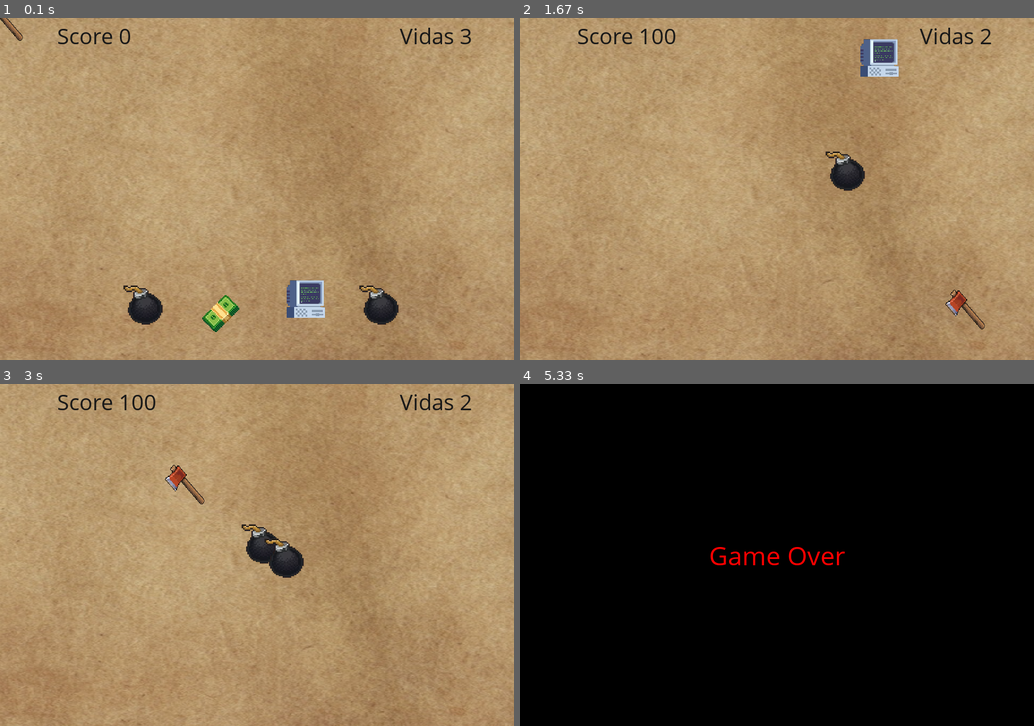
Above: before the commit, frames 1-4 (two rows, left to right).
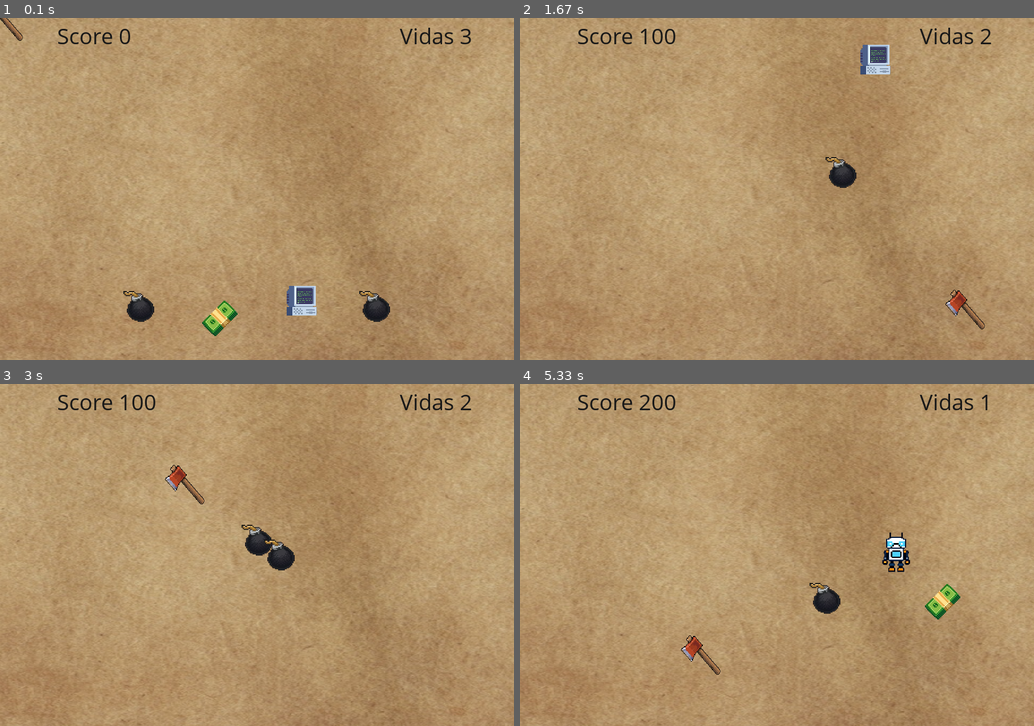
Above: after the commit, the same moments.

Repository: lucassantoss4/-Pygame-Fruit-Ninja
Game: pygame game, started from 0Lucas_copy.py
Same seed, same stepped clock (60 frames per second), same inputs: the game is played once before the commit and once after it.
Inputs (mouse positions are in pixels of both pictures, inside the frame that each line leads up to):
- Up to frame 1 (0.1 s): no input
- Up to frame 2 (1.67 s): click (730, 257) at 0.38 s; click (699, 141) at 0.72 s; click (617, 137) at 1.05 s; click (967, 308) at 1.38 s
- Up to frame 3 (3 s): click (267, 438) at 1.72 s; click (231, 643) at 2.05 s; click (241, 496) at 2.38 s; click (185, 483) at 2.72 s
- Up to frame 4 (5.33 s): click (910, 524) at 3.05 s; click (936, 548) at 3.38 s; click (884, 493) at 3.72 s; click (627, 490) at 4.05 s; click (797, 541) at 4.38 s; click (627, 534) at 4.72 s; click (699, 654) at 5.05 s

The runs differ from the first frame. In frame 1, 1.7% of the frame differs, in the area x 24-78%, y 76-93%; in frame 2, 0.9%; in frame 3, 0.6%; in frame 4, 100%, in the area x 0-100%, y 0-100%.

Commit message:
ALTERANDO TAMANHOS

Diff:
--- a/0Lucas_copy.py
+++ b/0Lucas_copy.py
@@ -36,8 +36,8 @@
 LARGURA = 900
 ALTURA = 600
 
-LARGURA_OBJ = 70
-ALTURA_OBJ = 70
+ALTURA_OBJ = 60
+LARGURA_OBJ = 60
 
 # configurações da tela e fonte do jogo
 janela = pygame.display.set_mode((LARGURA, ALTURA))
@@ -51,34 +51,34 @@
 
 ### IMAGENS
 machado_img = pygame.image.load('util/img/MACHADO.png').convert_alpha()
-machado_img = pygame.transform.scale(machado_img, (ALTURA_OBJ, LARGURA_OBJ))
+machado_img = pygame.transform.scale(machado_img, (LARGURA_OBJ+10, ALTURA_OBJ+10))
 
 bomba_img = pygame.image.load('util/img/BOMBA.png').convert_alpha()
-bomba_img = pygame.transform.scale(bomba_img, (ALTURA_OBJ, LARGURA_OBJ))
+bomba_img = pygame.transform.scale(bomba_img, (LARGURA_OBJ-5, ALTURA_OBJ-5))
 
 faca_img = pygame.image.load('util/img/FACA.png').convert_alpha()
-faca_img = pygame.transform.scale(faca_img, (ALTURA_OBJ, LARGURA_OBJ))
+faca_img = pygame.transform.scale(faca_img, (LARGURA_OBJ, ALTURA_OBJ))
 
 adm_img = pygame.image.load('util/img/ADM.png').convert_alpha()
-adm_img = pygame.transform.scale(adm_img, (ALTURA_OBJ, LARGURA_OBJ))
+adm_img = pygame.transform.scale(adm_img, (LARGURA_OBJ, ALTURA_OBJ))
 
 ccomp_img = pygame.image.load('util/img/CCOMP.png').convert_alpha()
-ccomp_img = pygame.transform.scale(ccomp_img, (ALTURA_OBJ, LARGURA_OBJ))
+ccomp_img = pygame.transform.scale(ccomp_img, (LARGURA_OBJ-5, ALTURA_OBJ-5))
 
 direito_img = pygame.image.load('util/img/DIREITO.png').convert_alpha()
-direito_img = pygame.transform.scale(direito_img, (ALTURA_OBJ, LARGURA_OBJ))
+direito_img = pygame.transform.scale(direito_img, (LARGURA_OBJ+10, ALTURA_OBJ))
 
 ecomp_img = pygame.image.load('util/img/ECOMP.png').convert_alpha()
-ecomp_img = pygame.transform.scale(ecomp_img, (ALTURA_OBJ, LARGURA_OBJ))
+ecomp_img = pygame.transform.scale(ecomp_img, (LARGURA_OBJ-10, ALTURA_OBJ+10))
 
 econo_img = pygame.image.load('util/img/ECONO.png').convert_alpha()
-econo_img = pygame.transform.scale(econo_img, (ALTURA_OBJ, LARGURA_OBJ))
+econo_img = pygame.transform.scale(econo_img, (LARGURA_OBJ+7, ALTURA_OBJ+7))
 
 mec_img = pygame.image.load('util/img/MEC.png').convert_alpha()
-mec_img = pygame.transform.scale(mec_img, (ALTURA_OBJ, LARGURA_OBJ))
+mec_img = pygame.transform.scale(mec_img, (LARGURA_OBJ, ALTURA_OBJ))
 
 mecat_img = pygame.image.load('util/img/MECAT.png').convert_alpha()
-mecat_img = pygame.transform.scale(mecat_img, (ALTURA_OBJ, LARGURA_OBJ))
+mecat_img = pygame.transform.scale(mecat_img, (LARGURA_OBJ, ALTURA_OBJ))
 
 lista_logos = [adm_img, ccomp_img, direito_img, ecomp_img, econo_img, mec_img, mecat_img]
 
@@ -101,7 +101,7 @@
         self.image = img
         self.rect = self.image.get_rect()
         self.rect.x = random.randint(150, 750) #as 'frutinhas' não são lançadas no canto
-        self.rect.y = 600-ALTURA_OBJ #as 'frutinhas' são lançadas de baixo
+        self.rect.y = 600-LARGURA_OBJ #as 'frutinhas' são lançadas de baixo
 
         #a velocidade tem que mudar de sentido em algum momento
         #no eixo x a velocidade inicial pode ser positiva ou negativa, mas não quero velocidades tõ diferentes
@@ -127,7 +127,7 @@
         self.image = img
         self.rect = self.image.get_rect()
         self.rect.x = random.randint(150, 750) #as bombas não são lançadas no canto
-        self.rect.y = 600-ALTURA_OBJ #as bombas são lançadas de baixo
+        self.rect.y = 600-LARGURA_OBJ #as bombas são lançadas de baixo
 
         #a velocidade tem que mudar de sentido em algum momento
         #no eixo x a velocidade inicial pode ser positiva ou negativa, mas não quero velocidades tõ diferentes
@@ -237,19 +237,19 @@
 
     #--------- trata das logos e bombas
     for logo in todas_logos:
-        if logo.rect.x < mouse_x < (logo.rect.x + LARGURA_OBJ) and logo.rect.y < mouse_y < (logo.rect.y + ALTURA_OBJ):
+        if logo.rect.x < mouse_x < (logo.rect.x + ALTURA_OBJ) and logo.rect.y < mouse_y < (logo.rect.y + LARGURA_OBJ):
             logo.kill()
             Score += 100
-        if logo.rect.x > LARGURA or logo.rect.x - LARGURA_OBJ < 0:
+        if logo.rect.x > LARGURA or logo.rect.x - ALTURA_OBJ < 0:
             logo.kill()
         if logo.rect.y > ALTURA:
             logo.kill()
 
     for bomba in todas_bombas:
-        if bomba.rect.x < mouse_x < (bomba.rect.x + LARGURA_OBJ) and bomba.rect.y < mouse_y < (bomba.rect.y + ALTURA_OBJ):
+        if bomba.rect.x < mouse_x < (bomba.rect.x + ALTURA_OBJ) and bomba.rect.y < mouse_y < (bomba.rect.y + LARGURA_OBJ):
             bomba.kill()
             vida -= 1
-        if bomba.rect.x > LARGURA or bomba.rect.x - LARGURA_OBJ < 0:
+        if bomba.rect.x > LARGURA or bomba.rect.x - ALTURA_OBJ < 0:
             bomba.kill()
         if bomba.rect.y > ALTURA:
             bomba.kill()
